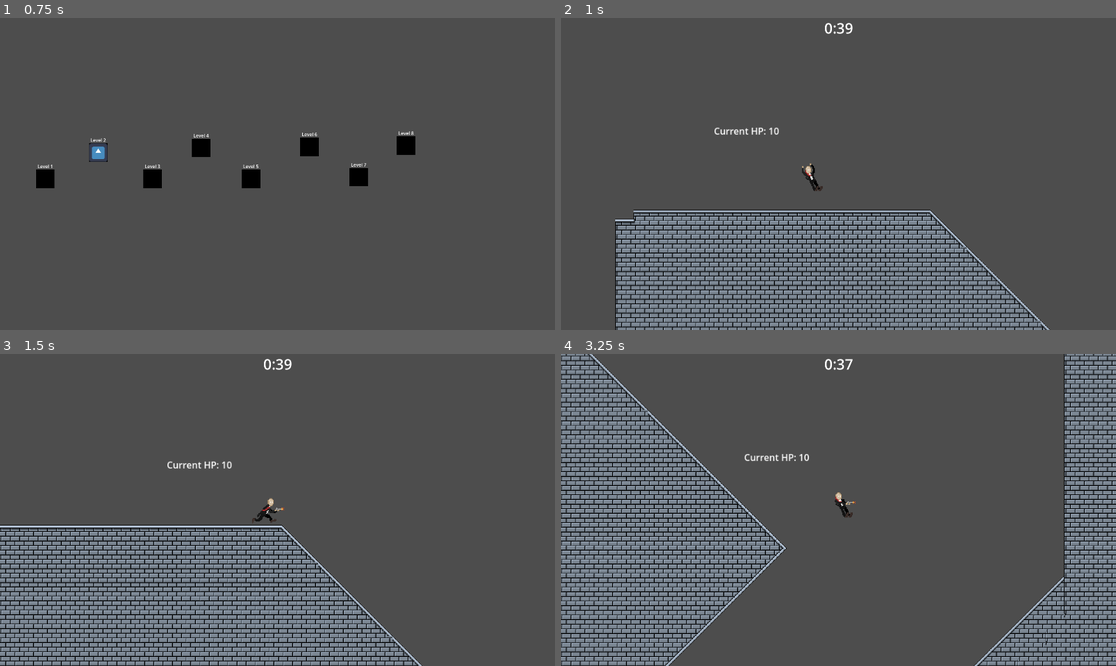
Above: before the commit, frames 1-4 (two rows, left to right).
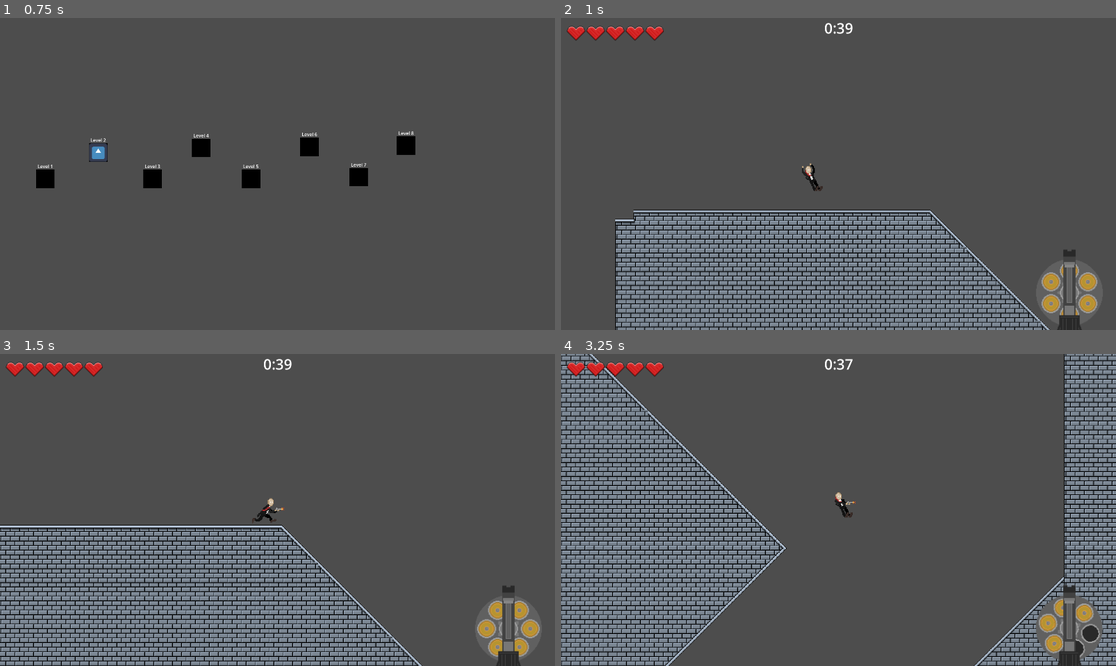
Above: after the commit, the same moments.

Repository: LiamQuinlan-Carleton/COMP1501FINAL
Game: Godot game, scene res://start_screen.tscn
Same seed, same stepped clock (60 frames per second), same inputs: the game is played once before the commit and once after it. The engine's default icon, where the game draws it, is replaced by a stand-in: a white triangle on a blue panel in a dark square.
Inputs (mouse positions are in pixels of both pictures, inside the frame that each line leads up to):
- Up to frame 1 (0.75 s): tap Space (Jump) at 0.5 s; move the mouse to (399, 158) at 0.52 s; press the mouse at (399, 158) at 0.53 s; hold D (Right) from 0.53 s (still down)
- Up to frame 2 (1 s): keep holding D (Right); tap Space (Jump) at 0.77 s
- Up to frame 3 (1.5 s): keep holding D (Right); move the mouse to (166, 525) at 1.27 s; release the mouse at (166, 525) at 1.28 s; click (166, 525) at 1.35 s
- Up to frame 4 (3.25 s): tap Space (Jump) at 1.52, 3.02 s; move the mouse to (894, 441) at 2.02 s; release D (Right) at 2.03 s; hold A (Left) 2.03-2.78 s; hold Right mouse button (Right Click) 2.03-2.78 s; click (894, 441) at 2.3 s; move the mouse to (810, 572) at 2.77 s; hold D (Right) from 2.78 s (still down); tap Shift (Shift) at 2.85 s; click (810, 572) at 3.05 s

Frame 1 is identical in both runs. In frame 2, 1.7% of the frame differs, in the area x 1-97%, y 2-100%; in frame 3, 1.8%; in frame 4, 2.5%, in the area x 1-98%, y 2-100%.

Commit message:
New UI

Diff:
--- a/Player.tscn
+++ b/Player.tscn
@@ -8,6 +8,7 @@
 [ext_resource type="Script" path="res://camera.gd" id="2_x68m0"]
 [ext_resource type="Texture2D" uid="uid://bw4y8nua0ji5j" path="res://Art/Player Animations/Idle/idleshoot-Sheet.png" id="3_al4fe"]
 [ext_resource type="Texture2D" uid="uid://dyfs64oji8oty" path="res://Art/Player Animations/Jump/jumpright-Sheet.png" id="3_i0ok4"]
+[ext_resource type="Texture2D" uid="uid://g2c28hfx6eed" path="res://Art/Other Stuff/ammobar-Sheet.png" id="4_8m64y"]
 [ext_resource type="Texture2D" uid="uid://bttculobdbdvh" path="res://Art/Player Animations/Slide/slideleft-Sheet.png" id="6_j7gpe"]
 [ext_resource type="Texture2D" uid="uid://c3rdivww58olk" path="res://Art/Player Animations/Jump/jumpleftshoot-Sheet.png" id="6_jw2lm"]
 [ext_resource type="Texture2D" uid="uid://ij7cn13her84" path="res://Art/Player Animations/Slide/slideright-Sheet.png" id="7_2fkt0"]
@@ -21,6 +22,7 @@
 [ext_resource type="Texture2D" uid="uid://dhhoo48js51fa" path="res://Art/Player Animations/Slide/slideshootright-Sheet.png" id="15_hlopr"]
 [ext_resource type="Texture2D" uid="uid://b5k8w0thj6jt0" path="res://Art/Player Animations/Slide/slopeshootleft-Sheet.png" id="17_mpdlp"]
 [ext_resource type="Texture2D" uid="uid://clnbpw3g11v48" path="res://Art/Player Animations/Slide/slopeshootright-Sheet.png" id="19_qqmi8"]
+[ext_resource type="Texture2D" uid="uid://b82loncqelvnq" path="res://Art/Other Stuff/hpbar.png" id="22_8rtff"]
 
 [sub_resource type="RectangleShape2D" id="RectangleShape2D_t478q"]
 size = Vector2(28, 44)
@@ -29,6 +31,369 @@
 
 [sub_resource type="RectangleShape2D" id="RectangleShape2D_eqt3d"]
 size = Vector2(38, 46)
+
+[sub_resource type="AtlasTexture" id="AtlasTexture_jenqe"]
+atlas = ExtResource("4_8m64y")
+region = Rect2(6144, 0, 256, 256)
+
+[sub_resource type="AtlasTexture" id="AtlasTexture_nwece"]
+atlas = ExtResource("4_8m64y")
+region = Rect2(5888, 0, 256, 256)
+
+[sub_resource type="AtlasTexture" id="AtlasTexture_csvap"]
+atlas = ExtResource("4_8m64y")
+region = Rect2(5632, 0, 256, 256)
+
+[sub_resource type="AtlasTexture" id="AtlasTexture_wkqb2"]
+atlas = ExtResource("4_8m64y")
+region = Rect2(5376, 0, 256, 256)
+
+[sub_resource type="AtlasTexture" id="AtlasTexture_rcs01"]
+atlas = ExtResource("4_8m64y")
+region = Rect2(5120, 0, 256, 256)
+
+[sub_resource type="AtlasTexture" id="AtlasTexture_ur7lm"]
+atlas = ExtResource("4_8m64y")
+region = Rect2(4864, 0, 256, 256)
+
+[sub_resource type="AtlasTexture" id="AtlasTexture_0bbq7"]
+atlas = ExtResource("4_8m64y")
+region = Rect2(4608, 0, 256, 256)
+
+[sub_resource type="AtlasTexture" id="AtlasTexture_6phmo"]
+atlas = ExtResource("4_8m64y")
+region = Rect2(4352, 0, 256, 256)
+
+[sub_resource type="AtlasTexture" id="AtlasTexture_noe7m"]
+atlas = ExtResource("4_8m64y")
+region = Rect2(4096, 0, 256, 256)
+
+[sub_resource type="AtlasTexture" id="AtlasTexture_rbjg0"]
+atlas = ExtResource("4_8m64y")
+region = Rect2(3840, 0, 256, 256)
+
+[sub_resource type="AtlasTexture" id="AtlasTexture_t4q3t"]
+atlas = ExtResource("4_8m64y")
+region = Rect2(3584, 0, 256, 256)
+
+[sub_resource type="AtlasTexture" id="AtlasTexture_fjxem"]
+atlas = ExtResource("4_8m64y")
+region = Rect2(3328, 0, 256, 256)
+
+[sub_resource type="AtlasTexture" id="AtlasTexture_bmxr1"]
+atlas = ExtResource("4_8m64y")
+region = Rect2(3072, 0, 256, 256)
+
+[sub_resource type="AtlasTexture" id="AtlasTexture_bh7eq"]
+atlas = ExtResource("4_8m64y")
+region = Rect2(2816, 0, 256, 256)
+
+[sub_resource type="AtlasTexture" id="AtlasTexture_bg70k"]
+atlas = ExtResource("4_8m64y")
+region = Rect2(2560, 0, 256, 256)
+
+[sub_resource type="AtlasTexture" id="AtlasTexture_yoab3"]
+atlas = ExtResource("4_8m64y")
+region = Rect2(2304, 0, 256, 256)
+
+[sub_resource type="AtlasTexture" id="AtlasTexture_up01j"]
+atlas = ExtResource("4_8m64y")
+region = Rect2(2048, 0, 256, 256)
+
+[sub_resource type="AtlasTexture" id="AtlasTexture_2cxq7"]
+atlas = ExtResource("4_8m64y")
+region = Rect2(1792, 0, 256, 256)
+
+[sub_resource type="AtlasTexture" id="AtlasTexture_nnevd"]
+atlas = ExtResource("4_8m64y")
+region = Rect2(1536, 0, 256, 256)
+
+[sub_resource type="AtlasTexture" id="AtlasTexture_58bdp"]
+atlas = ExtResource("4_8m64y")
+region = Rect2(1280, 0, 256, 256)
+
+[sub_resource type="AtlasTexture" id="AtlasTexture_sn6b5"]
+atlas = ExtResource("4_8m64y")
+region = Rect2(1024, 0, 256, 256)
+
+[sub_resource type="AtlasTexture" id="AtlasTexture_yh0sx"]
+atlas = ExtResource("4_8m64y")
+region = Rect2(768, 0, 256, 256)
+
+[sub_resource type="AtlasTexture" id="AtlasTexture_oraba"]
+atlas = ExtResource("4_8m64y")
+region = Rect2(512, 0, 256, 256)
+
+[sub_resource type="AtlasTexture" id="AtlasTexture_c1dee"]
+atlas = ExtResource("4_8m64y")
+region = Rect2(256, 0, 256, 256)
+
+[sub_resource type="AtlasTexture" id="AtlasTexture_tv4bj"]
+atlas = ExtResource("4_8m64y")
+region = Rect2(0, 0, 256, 256)
+
+[sub_resource type="AtlasTexture" id="AtlasTexture_fti7i"]
+atlas = ExtResource("4_8m64y")
+region = Rect2(0, 0, 256, 256)
+
+[sub_resource type="AtlasTexture" id="AtlasTexture_sotvx"]
+atlas = ExtResource("4_8m64y")
+region = Rect2(256, 0, 256, 256)
+
+[sub_resource type="AtlasTexture" id="AtlasTexture_2cgk7"]
+atlas = ExtResource("4_8m64y")
+region = Rect2(512, 0, 256, 256)
+
+[sub_resource type="AtlasTexture" id="AtlasTexture_3jdkw"]
+atlas = ExtResource("4_8m64y")
+region = Rect2(768, 0, 256, 256)
+
+[sub_resource type="AtlasTexture" id="AtlasTexture_7a5ll"]
+atlas = ExtResource("4_8m64y")
+region = Rect2(1024, 0, 256, 256)
+
+[sub_resource type="AtlasTexture" id="AtlasTexture_megay"]
+atlas = ExtResource("4_8m64y")
+region = Rect2(1280, 0, 256, 256)
+
+[sub_resource type="AtlasTexture" id="AtlasTexture_yue3v"]
+atlas = ExtResource("4_8m64y")
+region = Rect2(1536, 0, 256, 256)
+
+[sub_resource type="AtlasTexture" id="AtlasTexture_ysl5n"]
+atlas = ExtResource("4_8m64y")
+region = Rect2(1792, 0, 256, 256)
+
+[sub_resource type="AtlasTexture" id="AtlasTexture_41s1m"]
+atlas = ExtResource("4_8m64y")
+region = Rect2(2048, 0, 256, 256)
+
+[sub_resource type="AtlasTexture" id="AtlasTexture_80pyq"]
+atlas = ExtResource("4_8m64y")
+region = Rect2(2304, 0, 256, 256)
+
+[sub_resource type="AtlasTexture" id="AtlasTexture_r24mk"]
+atlas = ExtResource("4_8m64y")
+region = Rect2(2560, 0, 256, 256)
+
+[sub_resource type="AtlasTexture" id="AtlasTexture_wkvg3"]
+atlas = ExtResource("4_8m64y")
+region = Rect2(2816, 0, 256, 256)
+
+[sub_resource type="AtlasTexture" id="AtlasTexture_aanl0"]
+atlas = ExtResource("4_8m64y")
+region = Rect2(3072, 0, 256, 256)
+
+[sub_resource type="AtlasTexture" id="AtlasTexture_g7tus"]
+atlas = ExtResource("4_8m64y")
+region = Rect2(3328, 0, 256, 256)
+
+[sub_resource type="AtlasTexture" id="AtlasTexture_hw13b"]
+atlas = ExtResource("4_8m64y")
+region = Rect2(3584, 0, 256, 256)
+
+[sub_resource type="AtlasTexture" id="AtlasTexture_jjfi3"]
+atlas = ExtResource("4_8m64y")
+region = Rect2(3840, 0, 256, 256)
+
+[sub_resource type="AtlasTexture" id="AtlasTexture_tpfre"]
+atlas = ExtResource("4_8m64y")
+region = Rect2(4096, 0, 256, 256)
+
+[sub_resource type="AtlasTexture" id="AtlasTexture_sfhrj"]
+atlas = ExtResource("4_8m64y")
+region = Rect2(4352, 0, 256, 256)
+
+[sub_resource type="AtlasTexture" id="AtlasTexture_htkwu"]
+atlas = ExtResource("4_8m64y")
+region = Rect2(4608, 0, 256, 256)
+
+[sub_resource type="AtlasTexture" id="AtlasTexture_wj3ps"]
+atlas = ExtResource("4_8m64y")
+region = Rect2(4864, 0, 256, 256)
+
+[sub_resource type="AtlasTexture" id="AtlasTexture_6t43j"]
+atlas = ExtResource("4_8m64y")
+region = Rect2(5120, 0, 256, 256)
+
+[sub_resource type="AtlasTexture" id="AtlasTexture_ggocm"]
+atlas = ExtResource("4_8m64y")
+region = Rect2(5376, 0, 256, 256)
+
+[sub_resource type="AtlasTexture" id="AtlasTexture_tdspb"]
+atlas = ExtResource("4_8m64y")
+region = Rect2(5632, 0, 256, 256)
+
+[sub_resource type="AtlasTexture" id="AtlasTexture_wkcm6"]
+atlas = ExtResource("4_8m64y")
+region = Rect2(5888, 0, 256, 256)
+
+[sub_resource type="AtlasTexture" id="AtlasTexture_d7irv"]
+atlas = ExtResource("4_8m64y")
+region = Rect2(6144, 0, 256, 256)
+
+[sub_resource type="SpriteFrames" id="SpriteFrames_2s8ax"]
+animations = [{
+"frames": [{
+"duration": 1.0,
+"texture": SubResource("AtlasTexture_jenqe")
+}, {
+"duration": 1.0,
+"texture": SubResource("AtlasTexture_nwece")
+}, {
+"duration": 1.0,
+"texture": SubResource("AtlasTexture_csvap")
+}, {
+"duration": 1.0,
+"texture": SubResource("AtlasTexture_wkqb2")
+}, {
+"duration": 1.0,
+"texture": SubResource("AtlasTexture_rcs01")
+}, {
+"duration": 1.0,
+"texture": SubResource("AtlasTexture_ur7lm")
+}, {
+"duration": 1.0,
+"texture": SubResource("AtlasTexture_0bbq7")
+}, {
+"duration": 1.0,
+"texture": SubResource("AtlasTexture_6phmo")
+}, {
+"duration": 1.0,
+"texture": SubResource("AtlasTexture_noe7m")
+}, {
+"duration": 1.0,
+"texture": SubResource("AtlasTexture_rbjg0")
+}, {
+"duration": 1.0,
+"texture": SubResource("AtlasTexture_t4q3t")
+}, {
+"duration": 1.0,
+"texture": SubResource("AtlasTexture_fjxem")
+}, {
+"duration": 1.0,
+"texture": SubResource("AtlasTexture_bmxr1")
+}, {
+"duration": 1.0,
+"texture": SubResource("AtlasTexture_bh7eq")
+}, {
+"duration": 1.0,
+"texture": SubResource("AtlasTexture_bg70k")
+}, {
+"duration": 1.0,
+"texture": SubResource("AtlasTexture_yoab3")
+}, {
+"duration": 1.0,
+"texture": SubResource("AtlasTexture_up01j")
+}, {
+"duration": 1.0,
+"texture": SubResource("AtlasTexture_2cxq7")
+}, {
+"duration": 1.0,
+"texture": SubResource("AtlasTexture_nnevd")
+}, {
+"duration": 1.0,
+"texture": SubResource("AtlasTexture_58bdp")
+}, {
+"duration": 1.0,
+"texture": SubResource("AtlasTexture_sn6b5")
+}, {
+"duration": 1.0,
+"texture": SubResource("AtlasTexture_yh0sx")
+}, {
+"duration": 1.0,
+"texture": SubResource("AtlasTexture_oraba")
+}, {
+"duration": 1.0,
+"texture": SubResource("AtlasTexture_c1dee")
+}, {
+"duration": 1.0,
+"texture": SubResource("AtlasTexture_tv4bj")
+}],
+"loop": false,
+"name": &"Reload",
+"speed": 20.0
+}, {
+"frames": [{
+"duration": 1.0,
+"texture": SubResource("AtlasTexture_fti7i")
+}, {
+"duration": 1.0,
+"texture": SubResource("AtlasTexture_sotvx")
+}, {
+"duration": 1.0,
+"texture": SubResource("AtlasTexture_2cgk7")
+}, {
+"duration": 1.0,
+"texture": SubResource("AtlasTexture_3jdkw")
+}, {
+"duration": 1.0,
+"texture": SubResource("AtlasTexture_7a5ll")
+}, {
+"duration": 1.0,
+"texture": SubResource("AtlasTexture_megay")
+}, {
+"duration": 1.0,
+"texture": SubResource("AtlasTexture_yue3v")
+}, {
+"duration": 1.0,
+"texture": SubResource("AtlasTexture_ysl5n")
+}, {
+"duration": 1.0,
+"texture": SubResource("AtlasTexture_41s1m")
+}, {
+"duration": 1.0,
+"texture": SubResource("AtlasTexture_80pyq")
+}, {
+"duration": 1.0,
+"texture": SubResource("AtlasTexture_r24mk")
+}, {
+"duration": 1.0,
+"texture": SubResource("AtlasTexture_wkvg3")
+}, {
+"duration": 1.0,
+"texture": SubResource("AtlasTexture_aanl0")
+}, {
+"duration": 1.0,
+"texture": SubResource("AtlasTexture_g7tus")
+}, {
+"duration": 1.0,
+"texture": SubResource("AtlasTexture_hw13b")
+}, {
+"duration": 1.0,
+"texture": SubResource("AtlasTexture_jjfi3")
+}, {
+"duration": 1.0,
+"texture": SubResource("AtlasTexture_tpfre")
+}, {
+"duration": 1.0,
+"texture": SubResource("AtlasTexture_sfhrj")
+}, {
+"duration": 1.0,
+"texture": SubResource("AtlasTexture_htkwu")
+}, {
+"duration": 1.0,
+"texture": SubResource("AtlasTexture_wj3ps")
+}, {
+"duration": 1.0,
+"texture": SubResource("AtlasTexture_6t43j")
+}, {
+"duration": 1.0,
+"texture": SubResource("AtlasTexture_ggocm")
+}, {
+"duration": 1.0,
+"texture": SubResource("AtlasTexture_tdspb")
+}, {
+"duration": 1.0,
+"texture": SubResource("AtlasTexture_wkcm6")
+}, {
+"duration": 1.0,
+"texture": SubResource("AtlasTexture_d7irv")
+}],
+"loop": false,
+"name": &"Shoot",
+"speed": 20.0
+}]
 
 [sub_resource type="AtlasTexture" id="AtlasTexture_o2dnu"]
 atlas = ExtResource("2_lm2dn")
@@ -1179,7 +1544,7 @@
 floor_max_angle = 1.55334
 safe_margin = 0.2
 script = ExtResource("1_i1o7x")
-health = 10
+health = 5
 jump_speed = 300.0
 jump_length = 0.15
 jump_end_force = 100.0
@@ -1191,7 +1556,7 @@
 air_resistance = 250.0
 sliding_friction = 250.0
 wall_friction = 5.0
-shoot_cooldown = 0.2
+shoot_cooldown = 0.25
 gravity = 1350.0
 jump_timer = NodePath("JumpLength")
 shoot_timer = NodePath("ShootCooldown")
@@ -1216,15 +1581,10 @@
 [node name="JumpBuffer" type="Timer" parent="."]
 
 [node name="ShootCooldown" type="Timer" parent="."]
+one_shot = true
 
 [node name="CyoteTime" type="Timer" parent="."]
 one_shot = true
-
-[node name="HP Label" type="Label" parent="."]
-offset_left = -170.0
-offset_top = -92.0
-offset_right = -81.0
-offset_bottom = -69.0
 
 [node name="Area2D" type="Area2D" parent="."]
 collision_layer = 2
@@ -1241,6 +1601,22 @@
 max_distance = 250.0
 snap = 0.02
 follow_mouse = true
+
+[node name="Health Bar" type="TextureProgressBar" parent="Camera2D"]
+z_index = 50
+offset_left = -470.0
+offset_top = -260.0
+offset_right = -85.0
+offset_bottom = -201.0
+max_value = 5.0
+texture_progress = ExtResource("22_8rtff")
+
+[node name="Ammo Bar" type="AnimatedSprite2D" parent="Camera2D"]
+z_index = 50
+position = Vector2(399.5, 205.5)
+scale = Vector2(0.589844, 0.589844)
+sprite_frames = SubResource("SpriteFrames_2s8ax")
+animation = &"Shoot"
 
 [node name="AnimatedSprite2D" type="AnimatedSprite2D" parent="."]
 scale = Vector2(0.5, 0.5)
--- a/enemy.gd
+++ b/enemy.gd
@@ -39,8 +39,7 @@
 		animation.play("Shoot Right")
 		animation.frame = current_frame + 1
 	var collider = los.get_collider()
-	# Trying to get it so the enemies only shoot sometimes: and position.distance_to(player.position) <= 200
-	if  collider == player:
+	if collider == player and global_position.distance_to(player.global_position) <= 300:
 		if can_shoot:
 			Global.enemy_shoot.emit(self)
 			can_shoot = false
--- a/player.gd
+++ b/player.gd
@@ -47,12 +47,14 @@
 var want_to_stand: bool = false # True if the player wants to uncrouch
 var can_stand: bool = true
 
-#Grab hp label node
-@onready var hp = $"HP Label"
+#Grab hp progress bar node and ammo animated sprite node
+@onready var hp = $"Camera2D/Health Bar"
+@onready var ammo = $"Camera2D/Ammo Bar"
+var current_ammo : int = 6
 #Grab animatedsprite2d node
 @onready var animation = $AnimatedSprite2D
-var current_frame
-var update_frame = false
+var current_frame : int
+var update_frame : bool = false
 #Grab player collisionshape
 @onready var player_hitbox = $CollisionShape2D
 
@@ -74,7 +76,7 @@
 
 #The code bellow is in no way organized or easy to read. I apologize in advance.
 func _physics_process(delta: float) -> void:
-	hp.text = "Current HP: " + str(health)
+	hp.value = health
 	velocity = get_real_velocity()
 
 	#if (global_position.y > 1300):
@@ -322,10 +324,11 @@
 func _input(event: InputEvent) -> void:
 	# Handle's shooting input
 	if event.is_action_pressed("Left Click"):
-		if can_shoot:
+		if can_shoot and current_ammo > 0:
+			can_shoot = false
 			Global.shoot.emit()
-			can_shoot = false
 			shoot_timer.start(shoot_cooldown)
+			current_ammo -= 1
 			if is_on_floor() and velocity.x == 0:
 				animation.play("Idle Shoot")
 				animation.frame = current_frame + 1
@@ -361,6 +364,13 @@
 				elif (velocity.x < 0):
 					animation.play("Jump Shoot Left")
 					animation.frame = current_frame + 1
+			ammo.play("Shoot")
+			await get_tree().create_timer(0.199).timeout
+			ammo.pause()
+			if current_ammo == 0:
+				ammo.play("Reload")
+				await get_tree().create_timer(1.51).timeout
+				current_ammo = 6
 	if event.is_action_pressed("Reset"): # For quick resets
 		get_tree().reload_current_scene()
 
Binary file added: Art/Other Stuff/ammobar-Sheet.png
Not shown, added: Art/Other Stuff/ammobar-Sheet.png.import
Binary file added: Art/Other Stuff/hpbar.png
Not shown, added: Art/Other Stuff/hpbar.png.import
Not shown: 1 places in Player.tscn that only renumber resources
